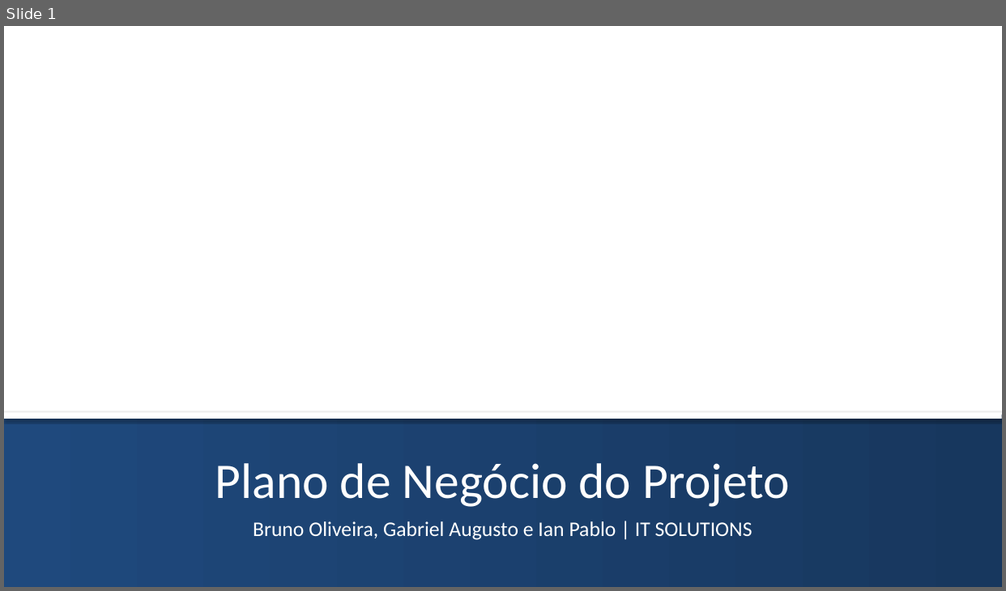
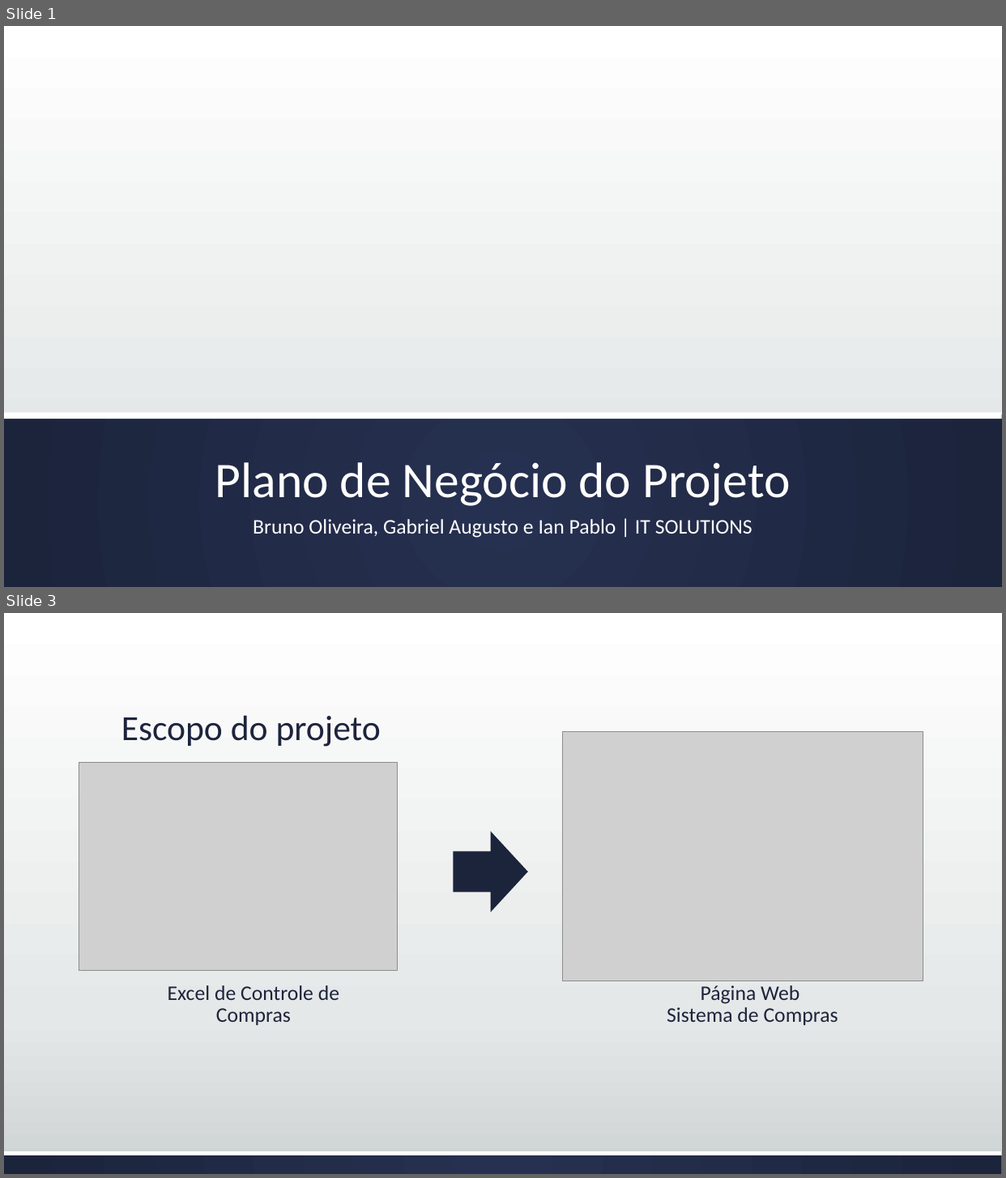
Before and after one commit to brunoedu/gestaoprojetos, a slide deck: Apresentação do projeto FINAL.pptx. Shown one above the other, each under a label of ours: slide 1 before the commit, slides 1 and 3 after it; the slides between them are not shown. The pictures are 1006x591 and 1006x1178 pixels, drawn with LibreOffice and Linux fonts; fonts in the diff are those of the drawing; grey boxes stand for pictures; background and template pictures are left out. Boxes give left, top, right and bottom in pixels: in the first picture for what was removed or moved away, otherwise in the second. Text is boxed around its words. In the diff, an @@ line names an element or a change of style, - is before the commit and + after.

```diff
--- a/Apresentação do projeto FINAL.pptx
+++ b/Apresentação do projeto FINAL.pptx
@@ slide 3 added at (4,613,1002,1174), background gradient #FFFFFF to #E5E8E8 to #CDD2D2 @@
@@ title added at (121,715,381,747), 34 pt, text #1D243C @@
+Escopo do projeto
@@ picture added at (562,731,923,981) @@
@@ picture added at (79,763,397,971) @@
@@ right arrow added at (454,832,528,913), fill #1D243C @@
@@ text added at (168,986,339,1025), 20 pt, text #1D243C @@
+Excel de Controle de Compras
@@ text added at (667,986,838,1025), 20 pt, text #1D243C @@
+Página Web
+Sistema de Compras
@@ rectangle added at (4,1152,1002,1174), fill gradient #263050 to #1D243C @@
@@ rectangle added at (4,1152,1002,1156), fill #FFFFFF @@
@@ slide 1 changed as well @@
@@ background #FFFFFF to gradient #FFFFFF to #E5E8E8 to #CDD2D2 @@
@@ rectangle at (4,413,1002,419): shadow off @@
@@ rectangle at (4,416,1002,587): fill gradient #1F497D to #17375E to gradient #263050 to #1D243C @@
@@ title "Plano de Negócio do Projeto" at (215,463,790,506): line spacing 1 to 0.9 @@
@@ subtitle "Bruno Oliveira, Gabriel Augusto e ..." at (253,519,752,538): line spacing 1 to 0.9 @@
```
Also in this commit, not shown: 12 other slides changed, 2 other slides added, 3 slides removed.
